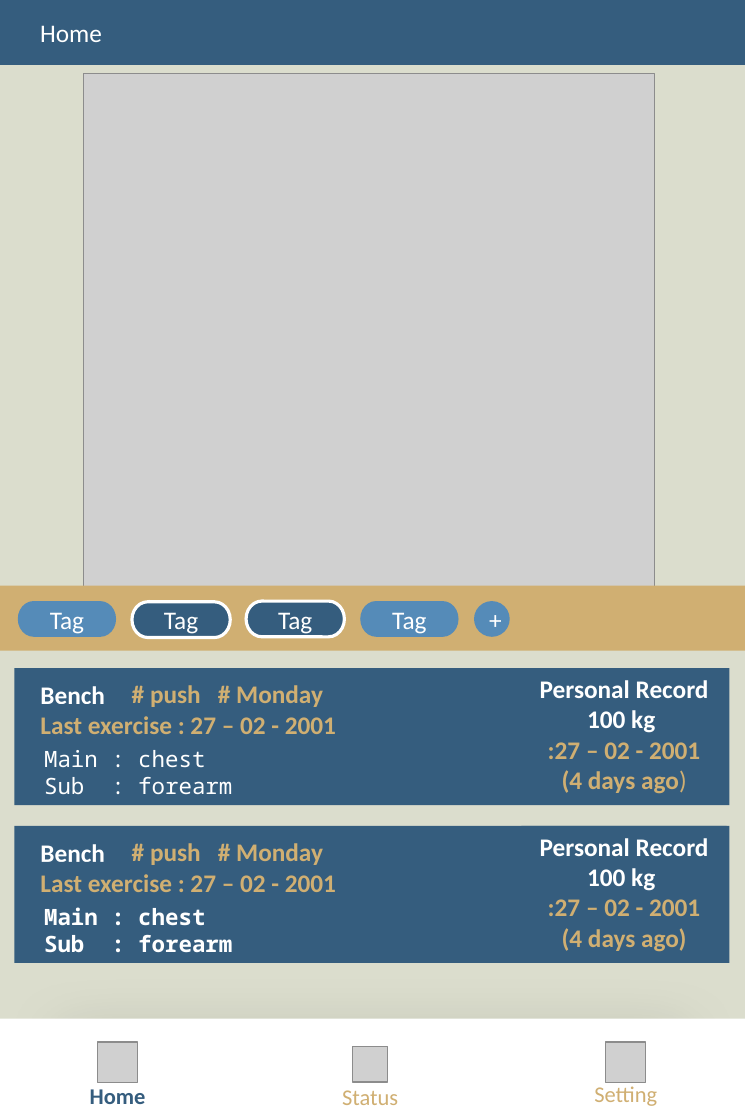
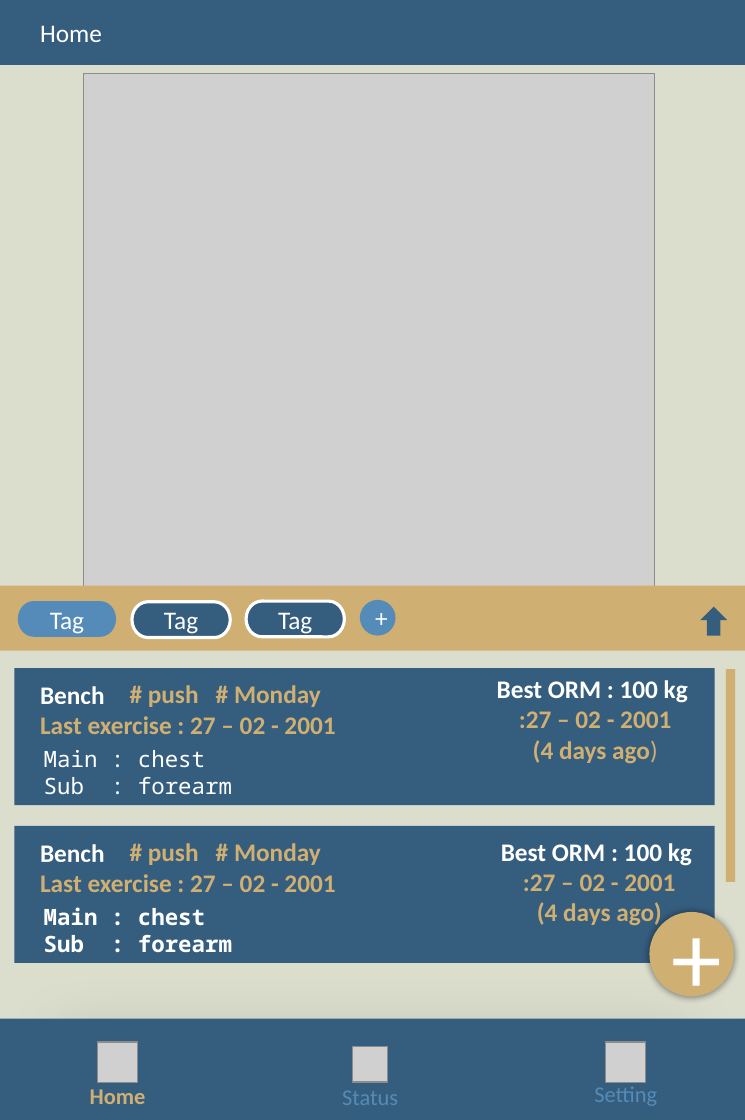
Before and after one commit to JeeIn-Park/Training-Tracker-Workout-Monitoring, a slide deck: slide 1 of doc/plan/version 2 - design [Auto-saved].pptx. Drawn at 745x1120 pixels with LibreOffice and Linux fonts; fonts in the diff are those of the drawing; grey boxes stand for pictures. Boxes give left, top, right and bottom in pixels: in the first picture for what was removed or moved away, otherwise in the second. Text is boxed around its words. In the diff, an @@ line names an element or a change of style, - is before the commit and + after.

```diff
--- a/doc/plan/version 2 - design [Auto-saved].pptx
+++ b/doc/plan/version 2 - design [Auto-saved].pptx
@@ ellipse "+": place and size @@
-ellipse "+" at [474, 601, 509, 637]
+ellipse "+" at [360, 600, 396, 636]
@@ pill shape removed at [360, 601, 459, 637] @@
-Tag
@@ up arrow added at [700, 606, 728, 636], fill #355D7E @@
@@ rectangle: place and size @@
-rectangle at [14, 668, 730, 805]
+rectangle at [14, 668, 715, 805]
@@ rectangle "Best ORM : 100 kg": place and size @@
-rectangle "Best ORM : 100 kg" at [521, 668, 727, 801]
+rectangle "Best ORM : 100 kg" at [479, 668, 713, 770]
@@ text in rectangle at [497, 680, 688, 703]: text changed @@
-Personal Record
-100 kg
+Best ORM : 100 kg
@@ rectangle added at [726, 669, 735, 882], fill #D0AF72 @@
@@ rectangle "Main : chest": place and size @@
-rectangle "Main : chest" at [34, 740, 257, 805]
+rectangle "Main : chest" at [33, 740, 251, 805]
@@ rectangle: place and size @@
-rectangle at [14, 826, 730, 963]
+rectangle at [14, 826, 715, 963]
@@ text "Best ORM : 100 kg": place and size @@
-text "Best ORM : 100 kg" at [521, 826, 727, 959]
+text "Best ORM : 100 kg" at [501, 843, 692, 928]
@@ text at [501, 843, 692, 866]: text changed @@
-Personal Record
-100 kg
+Best ORM : 100 kg
@@ rectangle "Main : chest": place and size @@
-rectangle "Main : chest" at [34, 898, 257, 963]
+rectangle "Main : chest" at [33, 898, 251, 963]
@@ ellipse added at [650, 912, 734, 996], fill #D0AF72, 72 pt, text #FFFFFF @@
++
@@ rectangle at [0, 1018, 745, 1120]: fill #FFFFFF to #355D7E @@
@@ text "Home" at [90, 1089, 146, 1104]: text colour #355D7E to #D0AF72 @@
@@ text "Status" at [342, 1091, 398, 1105]: text colour #D0AF72 to #558BB8 @@
@@ text "Setting" at [594, 1087, 657, 1106]: text colour #D0AF72 to #558BB8 @@
```
Also in this commit, not shown: 5 other slides changed, 4 slides added, 3 slides removed, 2 other files.
